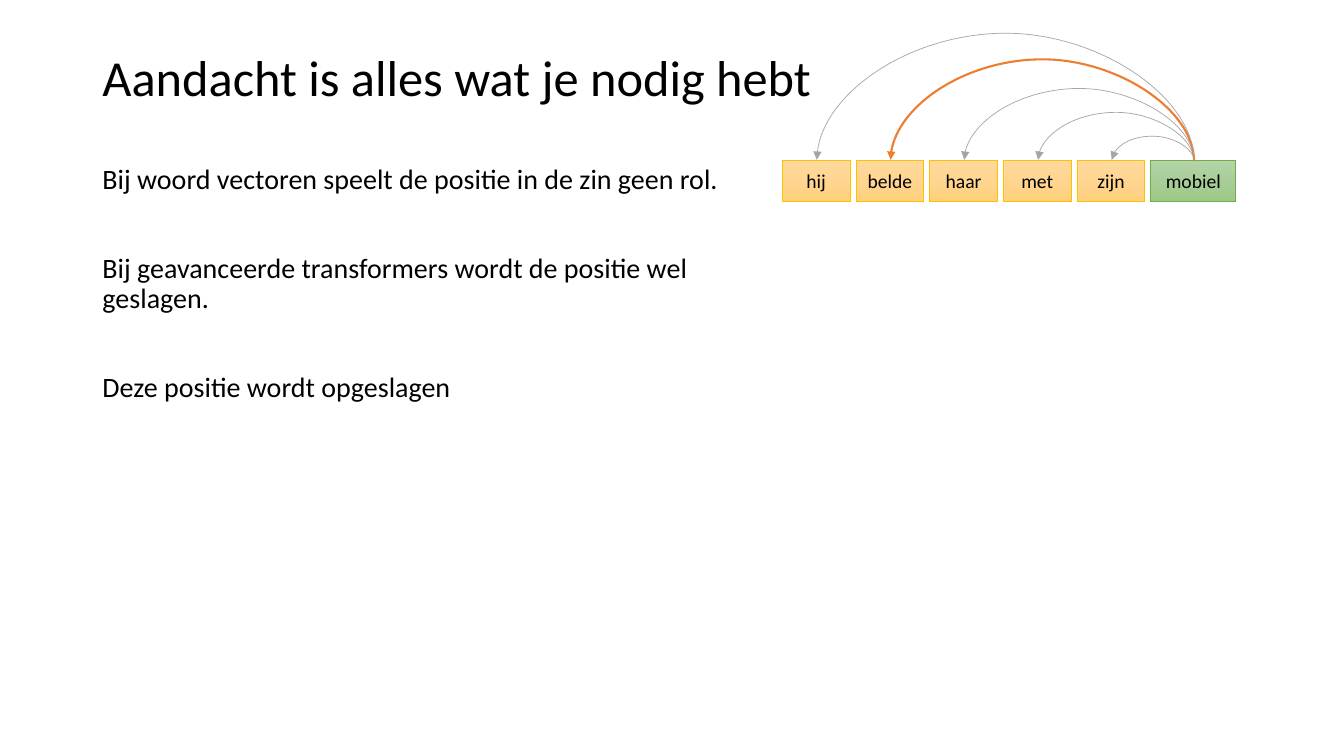
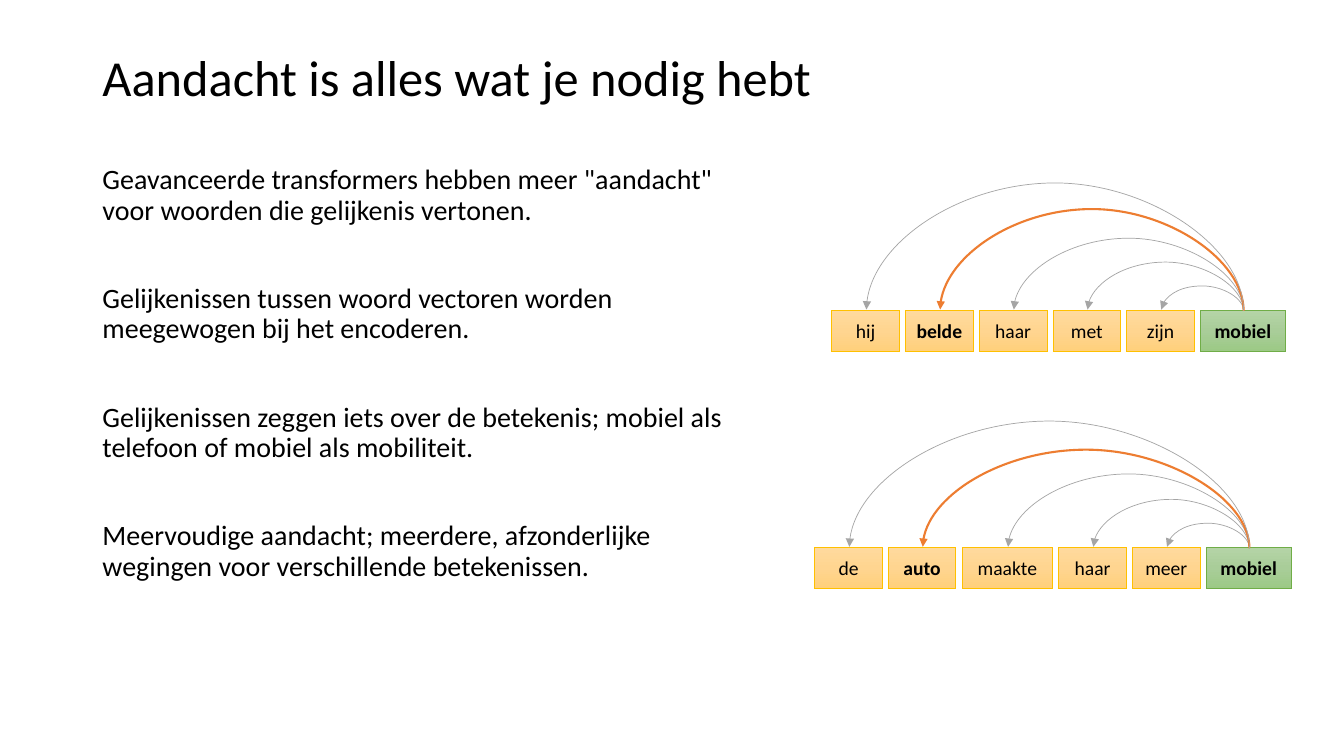
Before and after one commit to LFKoning/knowledge-sharing, a slide deck: slide 57 of python_trainees/5_nlp/python_traineeship_5.pptx (slide 56 before the commit). Drawn at 1344x756 pixels with LibreOffice and Linux fonts; fonts in the diff are those of the drawing. Boxes give left, top, right and bottom in pixels: in the first picture for what was removed or moved away, otherwise in the second. Text is boxed around its words. In the diff, an @@ line names an element or a change of style, - is before the commit and + after.

```diff
--- a/python_trainees/5_nlp/python_traineeship_5.pptx
+++ b/python_trainees/5_nlp/python_traineeship_5.pptx
@@ text at bbox=[102, 169, 722, 581]: text changed @@
-Bij woord vectoren speelt de positie in de zin geen rol.
-Bij geavanceerde transformers wordt de positie wel geslagen.
-Deze positie wordt opgeslagen
+Geavanceerde transformers hebben meer "aandacht" voor woorden die gelijkenis vertonen.
+Gelijkenissen tussen woord vectoren worden meegewogen bij het encoderen.
+Gelijkenissen zeggen iets over de betekenis; mobiel als telefoon of mobiel als mobiliteit.
+Meervoudige aandacht; meerdere, afzonderlijke wegingen voor verschillende betekenissen.
@@ 6 rectangles, 5 curved arrows: place and size @@
-6 rectangles, 5 curved arrows at bbox=[782, 32, 1236, 201]
+6 rectangles, 5 curved arrows at bbox=[832, 182, 1286, 351]
@@ rectangle "belde" at bbox=[905, 311, 973, 351]: bold on @@
@@ rectangle "mobiel" at bbox=[1201, 311, 1286, 351]: bold on @@
@@ group added at bbox=[815, 420, 1292, 588]: 6 rectangles, 5 curved arrows @@
+de
+auto
+maakte
+haar
+meer
+mobiel
```
Also in this commit, not shown: 10 other slides changed, 1 slide added, 2 slides removed, 4 other files.
